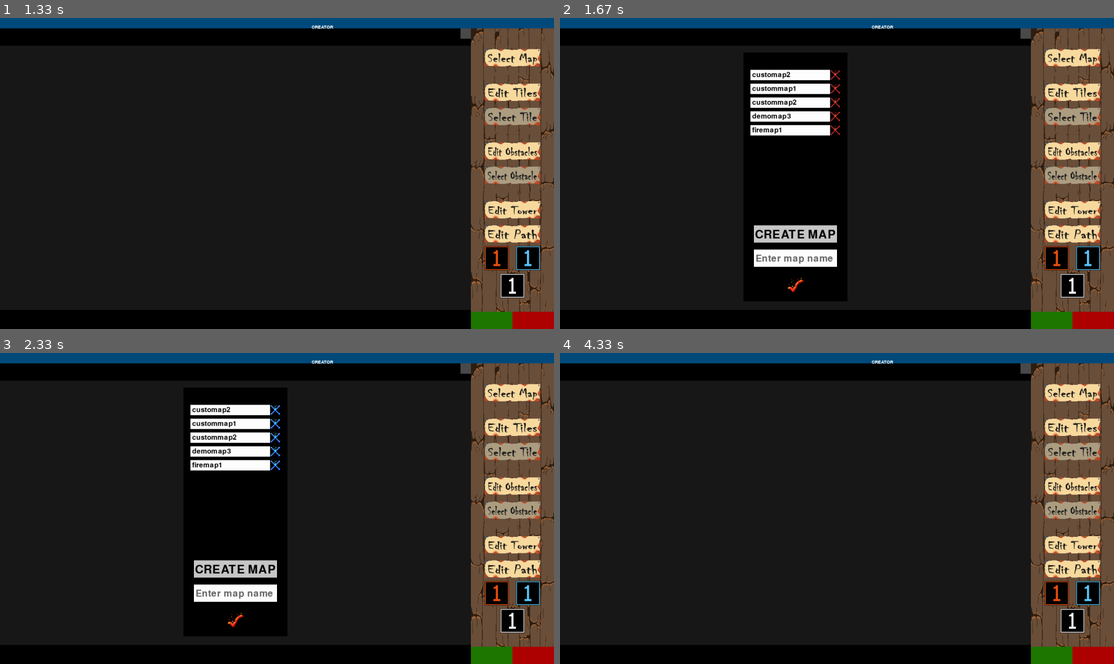
Above: before the commit, frames 1-4 (two rows, left to right).
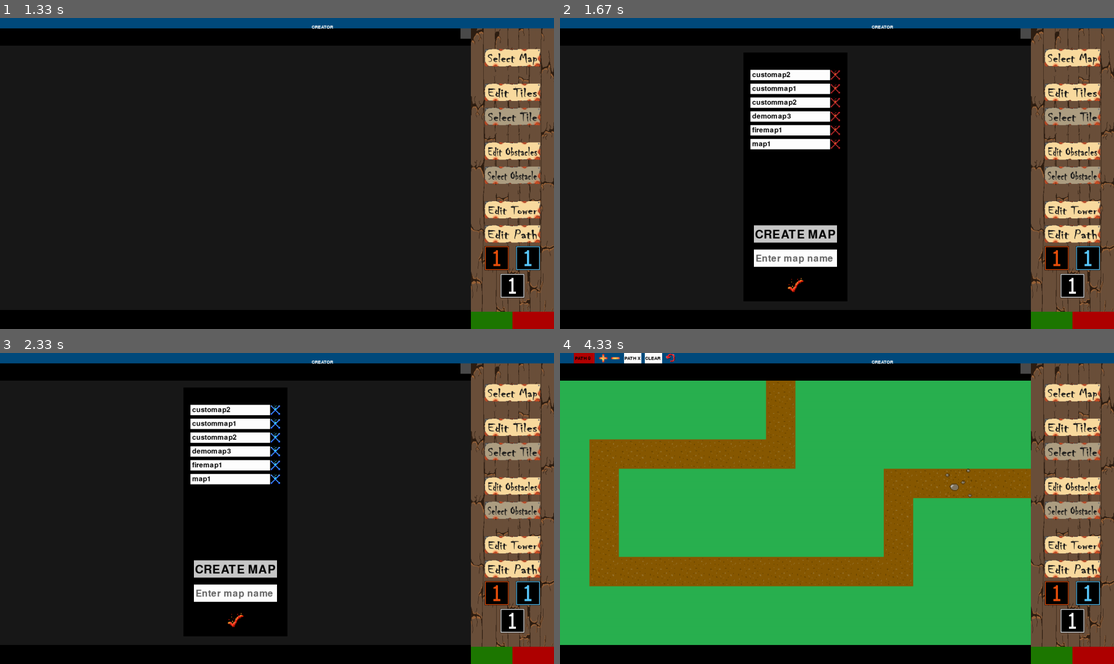
Above: after the commit, the same moments.

Repository: Markuss2b/td
Game: pygame game, started from main.py
Two runs of this game, one before a commit and one after it. Both use one fixed random seed, a clock stepped at 60 frames per second and the inputs below.
Inputs (mouse positions are in pixels of both pictures, inside the frame that each line leads up to):
- Up to frame 1 (1.33 s): click "Map creator" at 0.38 s; press the mouse at (509, 117) at 0.7 s; move the mouse to (421, 105) at 0.8 s; release the mouse at (326, 92) at 0.93 s; click (509, 58) at 1.05 s
- Up to frame 2 (1.67 s): click (1069, 58) at 1.38 s
- Up to frame 3 (2.33 s): press the mouse at (526, 592) at 1.7 s; move the mouse to (376, 573) at 1.8 s; release the mouse at (221, 558) at 1.93 s; click (509, 393) at 2.05 s
- Up to frame 4 (4.33 s): click (803, 480) at 2.38 s; press the mouse at (665, 393) at 2.7 s; move the mouse to (654, 408) at 2.8 s; release the mouse at (643, 424) at 2.93 s; hold Right 3-3.47 s; hold Left from 4 s (still down)

Frame 1 is identical in both runs. In frame 2, 0.5% of the frame differs, in the area x 34-51%, y 38-43%; in frame 3, 0.5%; in frame 4, 73%, in the area x 0-85%, y 0-94%.

Commit message:
small fixes in map creator

Diff:
--- /dev/null
+++ b/all_maps/map1/obstacles.txt
@@ -0,0 +1,15 @@
+BlackTree.png,937.5,106.5,120,200
+BlackTree.png,937.5,106.5,120,200
+BlackTree.png,1051.5,83.5,120,200
+BlackTree.png,1139.5,114.5,120,200
+BlackTree.png,1139.5,113.5,120,200
+BlackTree.png,1251.5,70.5,120,200
+BlackTree.png,917.5,611.5,120,200
+BlackTree.png,827.5,625.5,120,200
+BlackTree.png,727.5,601.5,120,200
+BlackTree.png,645.5,630.5,120,200
+BlackTree.png,557.5,604.5,120,200
+BlackTree.png,471.5,617.5,120,200
+BlackTree.png,387.5,588.5,120,200
+BlackTree.png,309.5,628.5,120,200
+BlackTree.png,309.5,628.5,120,200
--- /dev/null
+++ b/all_maps/map1/paths/first_path.txt
@@ -0,0 +1,9 @@
+0 0 0 0 0 0 0 0 0 0 0 0 0 0 0 0
+0 0 0 0 0 0 0 0 0 0 0 0 0 0 0 0
+0 0 0 0 0 0 0 0 0 0 0 0 0 0 0 0
+0 0 0 0 0 0 0 0 0 0 0 0 0 0 0 0
+0 0 0 0 0 0 0 0 0 0 0 0 0 0 0 0
+0 0 0 0 0 0 0 0 0 0 0 0 0 0 0 0
+0 0 0 0 0 0 0 0 0 0 0 0 0 0 0 0
+0 0 0 0 0 0 0 0 0 0 0 0 0 0 0 0
+0 0 0 0 0 0 0 0 0 0 0 0 0 0 0 0
--- /dev/null
+++ b/all_maps/map1/tower_availability.txt
@@ -0,0 +1,9 @@
+O O O O O O O O O O O O O O O O
+O O O O O O O O O O O O O O O O
+O O O O O O O O O O O O O O O O
+O O O O O O O O O O O O O O O O
+O O O O O O O O O O O O O O O O
+O O O O O O O O O O O O O O O O
+O O O O O O O O O O O O O O O O
+O O O O O O O O O O O O O O O O
+O O O O O O O O O O O O O O O O
--- /dev/null
+++ b/all_maps/map1/visual_map.txt
@@ -0,0 +1,9 @@
+T_Grass_BG.png T_Grass_BG.png T_Grass_BG.png T_Grass_BG.png T_Grass_BG.png T_Grass_BG.png T_Grass_BG.png T_Path_3.png T_Grass_BG.png T_Grass_BG.png T_Grass_BG.png T_Grass_BG.png T_Grass_BG.png T_Grass_BG.png T_Grass_BG.png T_Grass_BG.png
+T_Grass_BG.png T_Grass_BG.png T_Grass_BG.png T_Grass_BG.png T_Grass_BG.png T_Grass_BG.png T_Grass_BG.png T_Path_3.png T_Grass_BG.png T_Grass_BG.png T_Grass_BG.png T_Grass_BG.png T_Grass_BG.png T_Grass_BG.png T_Grass_BG.png T_Grass_BG.png
+T_Grass_BG.png T_Path_3.png T_Path_3.png T_Path_3.png T_Path_3.png T_Path_3.png T_Path_3.png T_Path_3.png T_Grass_BG.png T_Grass_BG.png T_Grass_BG.png T_Grass_BG.png T_Grass_BG.png T_Grass_BG.png T_Grass_BG.png T_Grass_BG.png
+T_Grass_BG.png T_Path_3.png T_Grass_BG.png T_Grass_BG.png T_Grass_BG.png T_Grass_BG.png T_Grass_BG.png T_Grass_BG.png T_Grass_BG.png T_Grass_BG.png T_Grass_BG.png T_Path_3.png T_Path_3.png T_Path_1.png T_Path_3.png T_Path_3.png
+T_Grass_BG.png T_Path_3.png T_Grass_BG.png T_Grass_BG.png T_Grass_BG.png T_Grass_BG.png T_Grass_BG.png T_Grass_BG.png T_Grass_BG.png T_Grass_BG.png T_Grass_BG.png T_Path_3.png T_Grass_BG.png T_Grass_BG.png T_Grass_BG.png T_Grass_BG.png
+T_Grass_BG.png T_Path_3.png T_Grass_BG.png T_Grass_BG.png T_Grass_BG.png T_Grass_BG.png T_Grass_BG.png T_Grass_BG.png T_Grass_BG.png T_Grass_BG.png T_Grass_BG.png T_Path_3.png T_Grass_BG.png T_Grass_BG.png T_Grass_BG.png T_Grass_BG.png
+T_Grass_BG.png T_Path_3.png T_Path_3.png T_Path_3.png T_Path_3.png T_Path_3.png T_Path_3.png T_Path_3.png T_Path_3.png T_Path_3.png T_Path_3.png T_Path_3.png T_Grass_BG.png T_Grass_BG.png T_Grass_BG.png T_Grass_BG.png
+T_Grass_BG.png T_Grass_BG.png T_Grass_BG.png T_Grass_BG.png T_Grass_BG.png T_Grass_BG.png T_Grass_BG.png T_Grass_BG.png T_Grass_BG.png T_Grass_BG.png T_Grass_BG.png T_Grass_BG.png T_Grass_BG.png T_Grass_BG.png T_Grass_BG.png T_Grass_BG.png
+T_Grass_BG.png T_Grass_BG.png T_Grass_BG.png T_Grass_BG.png T_Grass_BG.png T_Grass_BG.png T_Grass_BG.png T_Grass_BG.png T_Grass_BG.png T_Grass_BG.png T_Grass_BG.png T_Grass_BG.png T_Grass_BG.png T_Grass_BG.png T_Grass_BG.png T_Grass_BG.png
--- a/td_game.py
+++ b/td_game.py
@@ -31,7 +31,7 @@
 
         self.selected_sequence = 0
         # self.game_waves = [Wave(1000, 0, 10, 0), Wave(1000, 0, 20, 0), Wave(500, 0, 1, 0), Wave(500, 0, 1, 0), Wave(500, 0, 1, 0)]
-        self.game_waves = [Wave(50, 0, 300, 0), Wave(1000, 0, 1, 0)]
+        self.game_waves = [Wave(25, 0, 1000, 0), Wave(1000, 0, 1, 0)]
         self.current_wave = 0
 
         self.click = False
@@ -491,8 +491,10 @@
                 if tower_already_there == False:
                     # Name, attack, range, x, y
                     self.towers_on_map.append(Tower(self.tower_selected[1], self.tower_selected[2], self.tower_selected[3], 300, "C_Stickman_", x, y, self.tower_selected[4]))
+                    # self.towers_on_map.append(Tower(self.tower_selected[1], self.tower_selected[2], 50, 300, "C_Stickman_", x, y, self.tower_selected[4]))
             else:
                 self.towers_on_map.append(Tower(self.tower_selected[1], self.tower_selected[2], self.tower_selected[3], 300, "C_Stickman_", x, y, self.tower_selected[4]))
+                # self.towers_on_map.append(Tower(self.tower_selected[1], self.tower_selected[2], 50, 300, "C_Stickman_", x, y, self.tower_selected[4]))
 
 
     def draw_towers(self):
--- a/td_map_creator.py
+++ b/td_map_creator.py
@@ -73,12 +73,13 @@
         # Tiles are 85x85
         self.tile_size = 85
 
+        self.last_hold_action = pygame.time.get_ticks()
+
         self.counter = 0
         self.td_map_creator_loop()
 
 
     def td_map_creator_loop(self):
-        last_hold_action = 0
         action_delay = 100
 
         while self.running:
@@ -238,22 +239,22 @@
             if self.map_selected != None:
                 if pygame.key.get_pressed()[pygame.K_LEFT]:
                     if len(self.map_selected.get_obstacles()) > 0:
-                        if now - last_hold_action > action_delay:
+                        if now - self.last_hold_action > action_delay:
                             self.map_selected.remove_obstacle()
-                            last_hold_action = now
+                            self.last_hold_action = now
 
                 if pygame.key.get_pressed()[pygame.K_RIGHT]:
                     if len(self.map_selected.get_removed_obstacles()) > 0:
-                        if now - last_hold_action > action_delay:
+                        if now - self.last_hold_action > action_delay:
                             self.map_selected.return_removed_obstacle()
-                            last_hold_action = now
+                            self.last_hold_action = now
 
 
             # For on hold mouse1 events, like interacting with tiles (Might want custom delay for some view modes)
             if pygame.mouse.get_pressed()[0]:
-                if now - last_hold_action > action_delay:
+                if now - self.last_hold_action > action_delay:
                     self.hold_m1 = True
-                    last_hold_action = now
+                    self.last_hold_action = now
                 else:
                     self.hold_m1 = False
             elif not pygame.mouse.get_pressed()[0]:
@@ -646,6 +647,8 @@
         # If Click outside of menu, close menu
         if not something_menu.collidepoint(self.mx, self.my) or checkmark_rect.collidepoint(self.mx, self.my):
             if self.click:
+                self.hold_m1 = False
+                self.last_hold_action = pygame.time.get_ticks()
                 self.load_obstacle_menu = False
                 self.load_tile_menu = False
                 self.load_map_menu = False
@@ -713,7 +716,12 @@
             if self.obstacle_placement_method == "Tile":
                 left, top = self.get_rect_param(x, y)
                 left = left - 20
-                top = top - self.tile_size - new_image_height/5
+
+                # TODO: Scuffed
+                if new_image_height >= 200:
+                    top = top - self.tile_size - new_image_height/5
+                elif new_image_height >= 120:
+                    top = top - 20
 
                 obstacle_already_exists = False
                 for obstacle in self.map_selected.get_obstacles():
Binary file changed: towerdefense.db
